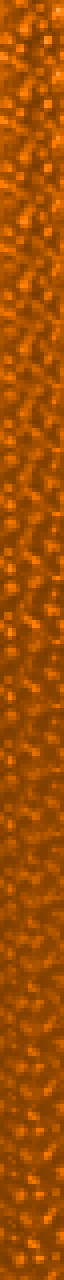
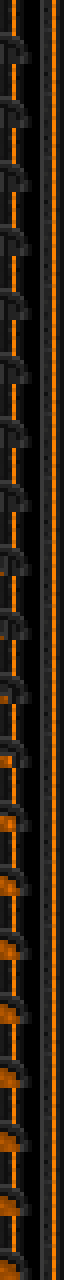
Layers edited between the first and the second 64×1280 image:
added layer "Machinery" above "Background" over [0, 0, 64, 1280]
